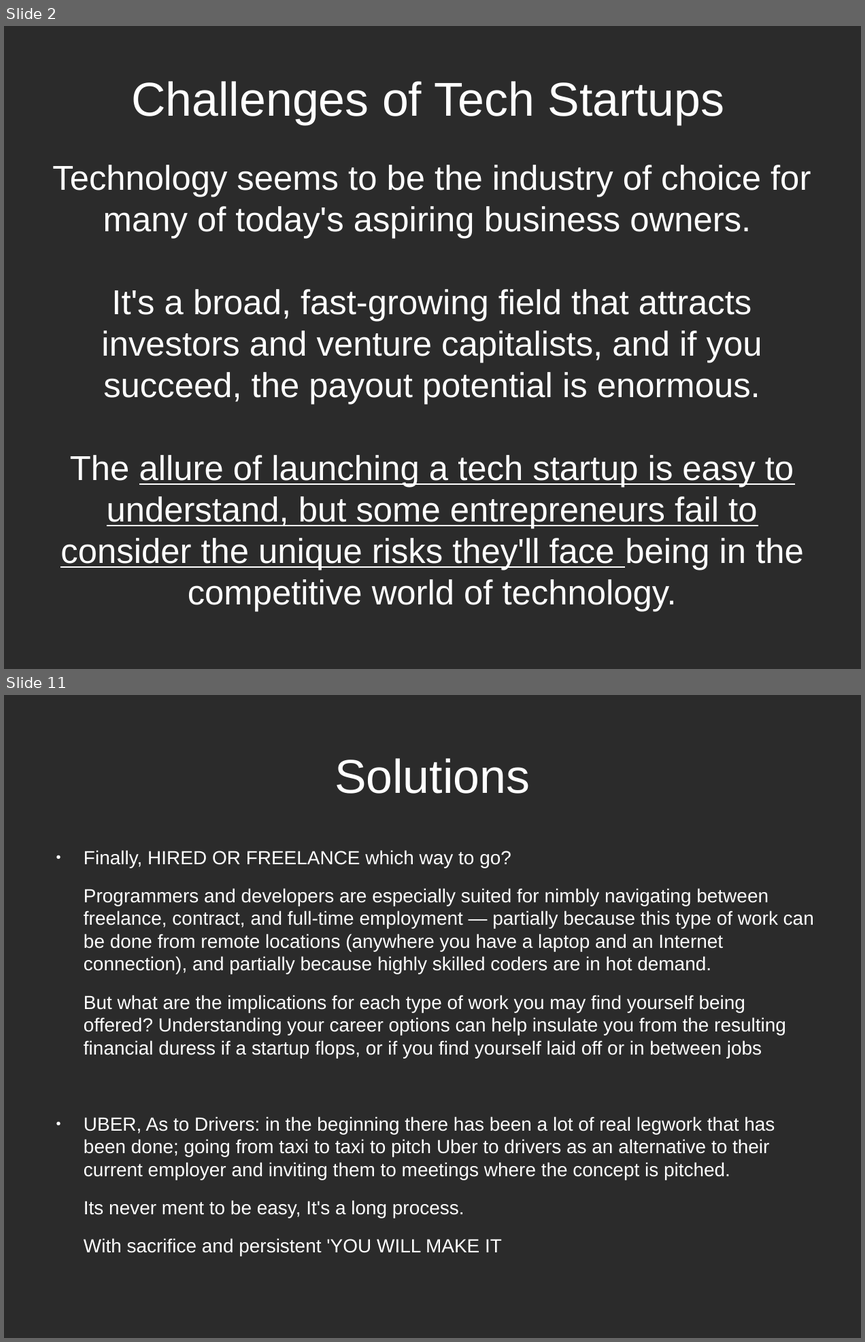
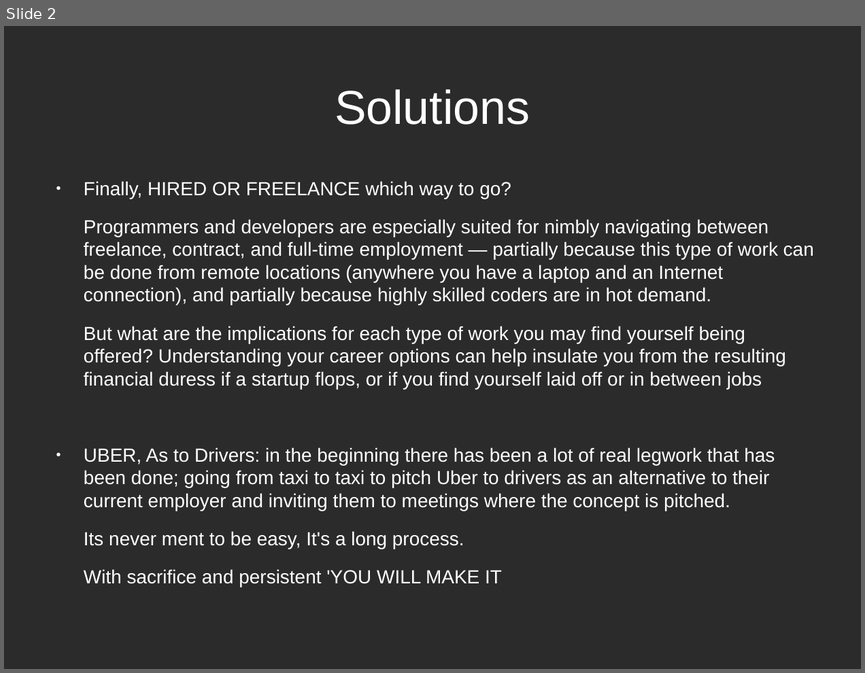
Before and after one commit to gitalry/Yusudd, a slide deck: bots.odp. Shown one above the other, each under a label of ours: slides 2 and 11 before the commit, slide 2 after it; the slides between them are not shown. The pictures are 865x1342 and 865x673 pixels, drawn with LibreOffice and Linux fonts; fonts in the diff are those of the drawing; background and template pictures are left out; a plain dark background stands for a picture behind light text. Boxes give left, top, right and bottom in pixels: in the first picture for what was removed or moved away, otherwise in the second. Text is boxed around its words. In the diff, an @@ line names an element or a change of style, - is before the commit and + after.

```diff
--- a/bots.odp
+++ b/bots.odp
@@ slide 2 removed at box(4, 26, 861, 669), background picture (left out) @@
@@ title removed at box(131, 81, 724, 125) @@
-Challenges of Tech Startups
@@ subtitle removed at box(52, 165, 810, 611) @@
-Technology seems to be the industry of choice for many of today's aspiring business owners.
-It's a broad, fast-growing field that attracts investors and venture capitalists, and if you succeed, the payout potential is enormous.
-The allure of launching a tech startup is easy to understand, but some entrepreneurs fail to consider the unique risks they'll face being in the competitive world of technology.
@@ what was slide 11 is now slide 2 @@
```
Also in this commit, not shown: 1 slide changed, 8 other slides removed, 1 other file.
